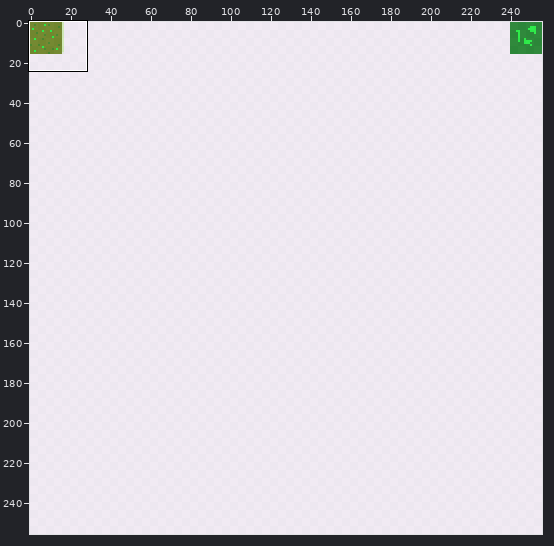
File history of a sprite sheet, ThaGaem/src/data/spritesheet.png. Above, an overview of the earlier version with the close-up marked.
Close-up. Old version:
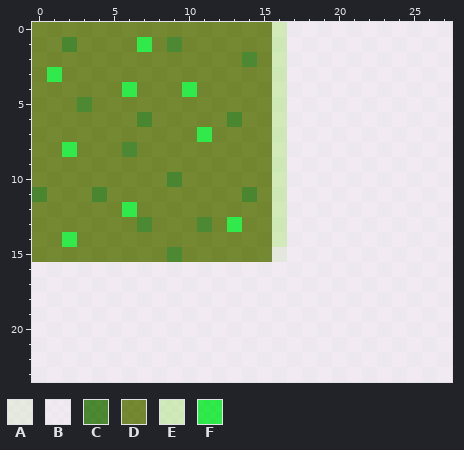
The file is 256x256 pixels. Shown: x 0..27, y 0..23.
Palette (. is transparent): A #f2ffe8c1  B #ffffffc1  C #267f00c1  D #5b7f00c1  E #d6ffb3c1  F #00ff21c1
After the commit:
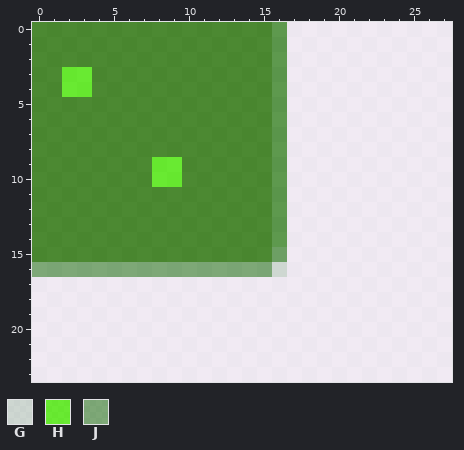
Colours new in this view: G #d1e5d2c1  H #4cff00c1  J #67a85cc1
The edit:
colour A: #f2ffe8c1 -> #56a047c1
colour E: #d6ffb3c1 -> #3d9326c1
Changed rows in their new state; - is a pixel that keeps its letter.
first column x 0:
 0 CCCCCCCCCCCCCCCC-
 1 CC-CCCCCC-CCCCCC-
 2 CCCCCCCCCCCCCC-C-
 3 CCHHCCCCCCCCCCCC-
 4 CCHHCCCCCCCCCCCC-
 5 CCC-CCCCCCCCCCCC-
 6 CCCCCCC-CCCCC-CC-
 7 CCCCCCCCCCCCCCCC-
 8 CCCCCC-CCCCCCCCC-
 9 CCCCCCCCHHCCCCCC-
10 CCCCCCCCHHCCCCCC-
11 -CCC-CCCCCCCCC-C-
12 CCCCCCCCCCCCCCCC-
13 CCCCCCC-CCC-CCCC-
14 CCCCCCCCCCCCCCCC-
15 CCCCCCCCC-CCCCCC-
16 JJJJJJJJJJJJJJJJG
